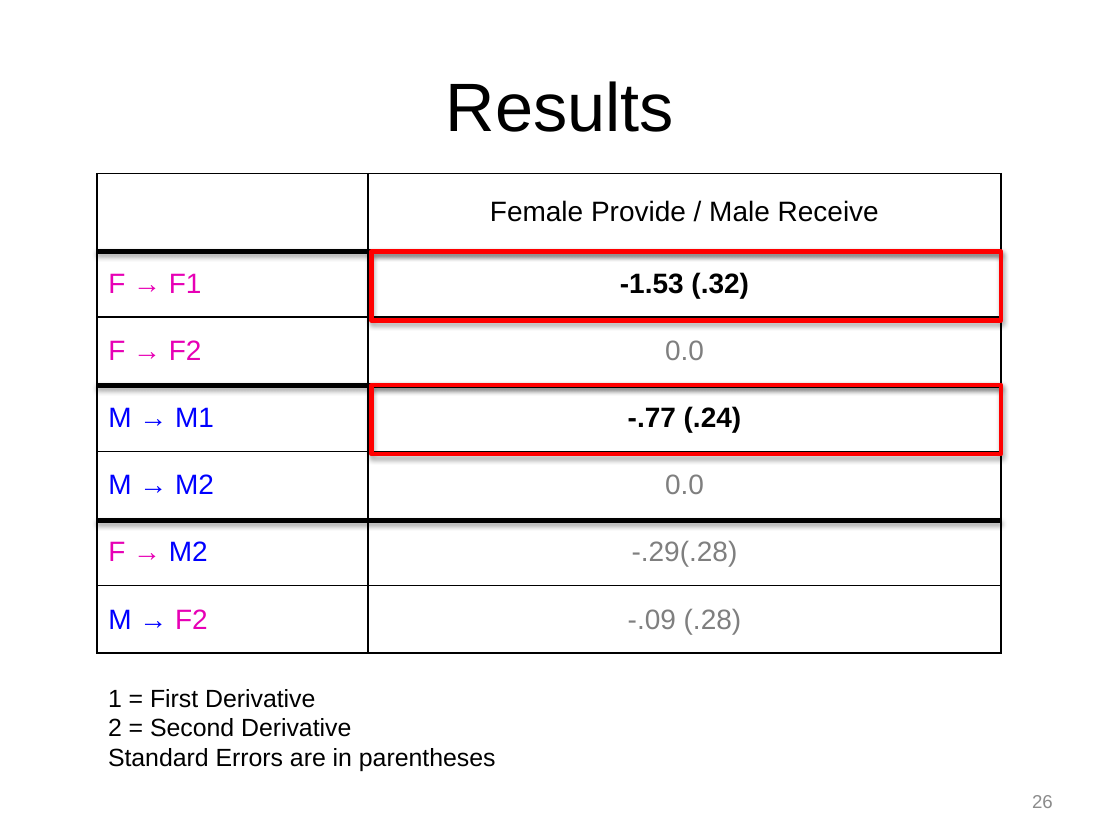
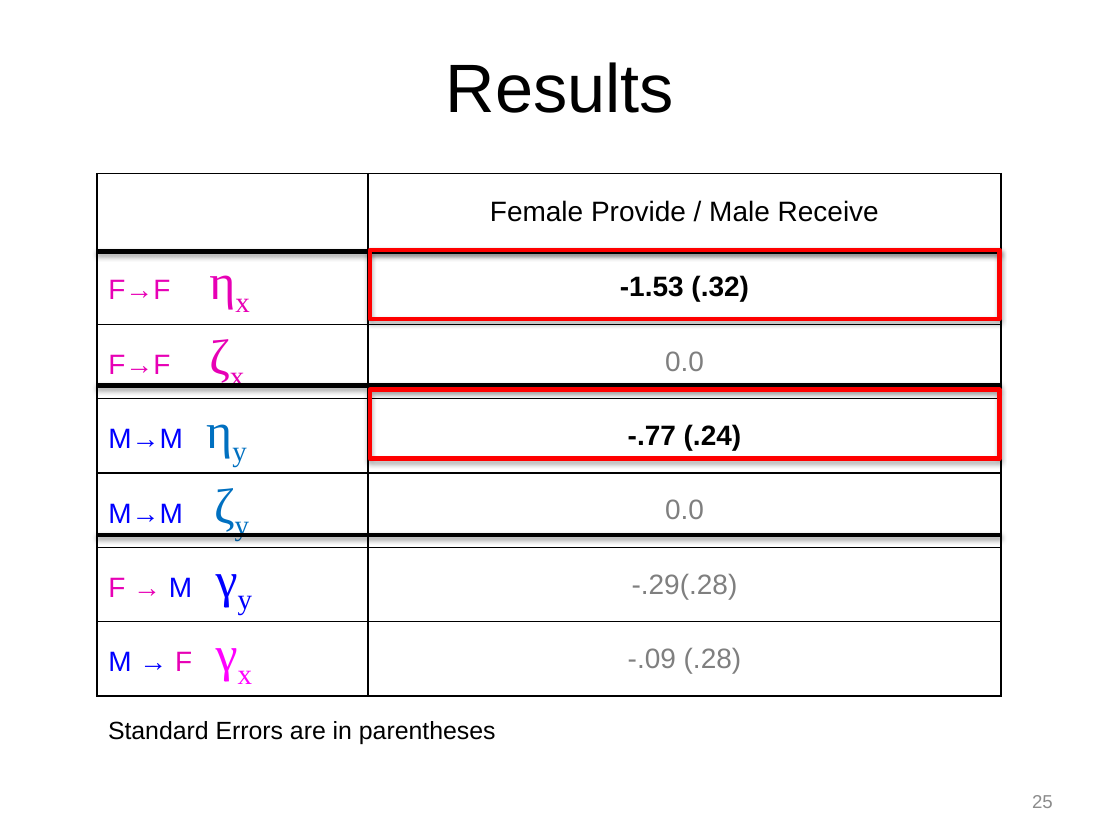
Before and after one commit to mayazrm/KZNB, a slide deck: slide 25 of DSM/Bolger_DSM_Report_from_the_Trenches_170613KZ.pptx (slide 26 before the commit). Drawn at 1120x840 pixels with LibreOffice and Linux fonts; fonts in the diff are those of the drawing. Boxes give left, top, right and bottom in pixels: in the first picture for what was removed or moved away, otherwise in the second. Text is boxed around its words. In the diff, an @@ line names an element or a change of style, - is before the commit and + after.

```diff
--- a/DSM/Bolger_DSM_Report_from_the_Trenches_170613KZ.pptx
+++ b/DSM/Bolger_DSM_Report_from_the_Trenches_170613KZ.pptx
@@ title "Results": place and size @@
-title "Results" at box(446, 81, 674, 132)
+title "Results" at box(446, 62, 674, 113)
@@ table at box(97, 174, 1001, 688) @@
-row 2, column 1: F → F1
+row 2, column 1: F→F ηx
-row 3, column 1: F → F2
+row 3, column 1: F→F ζx
-row 4, column 1: M → M1
+row 4, column 1: M→M ηy
-row 5, column 1: M → M2
+row 5, column 1: M→M ζy
-row 6, column 1: F → M2
+row 6, column 1: F → M γy
-row 7, column 1: M → F2
+row 7, column 1: M → F γx
@@ rectangle: place and size @@
-rectangle at box(372, 385, 1001, 455)
+rectangle at box(370, 390, 999, 459)
@@ line moved from (97, 521) - (1001, 521) to (97, 535) - (1001, 535) @@
@@ text at box(108, 689, 351, 737): paragraphs removed @@
-1 = First Derivative
-2 = Second Derivative
@@ text "Standard Errors are in parentheses": place and size @@
-text "Standard Errors are in parentheses" at box(108, 689, 496, 771)
+text "Standard Errors are in parentheses" at box(108, 721, 496, 744)
@@ page number at box(1032, 795, 1053, 808): text changed @@
-26
+25
```
Also in this commit, not shown: 9 other slides changed, 2 slides added, 3 slides removed, 7 other files.
